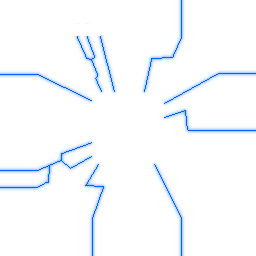
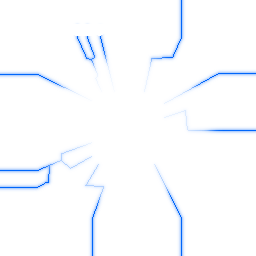
The second 256 x 256 image is a revision of the first. Changes to its layers:
painted on "Layer 1" over left=41, top=47, right=223, bottom=209
